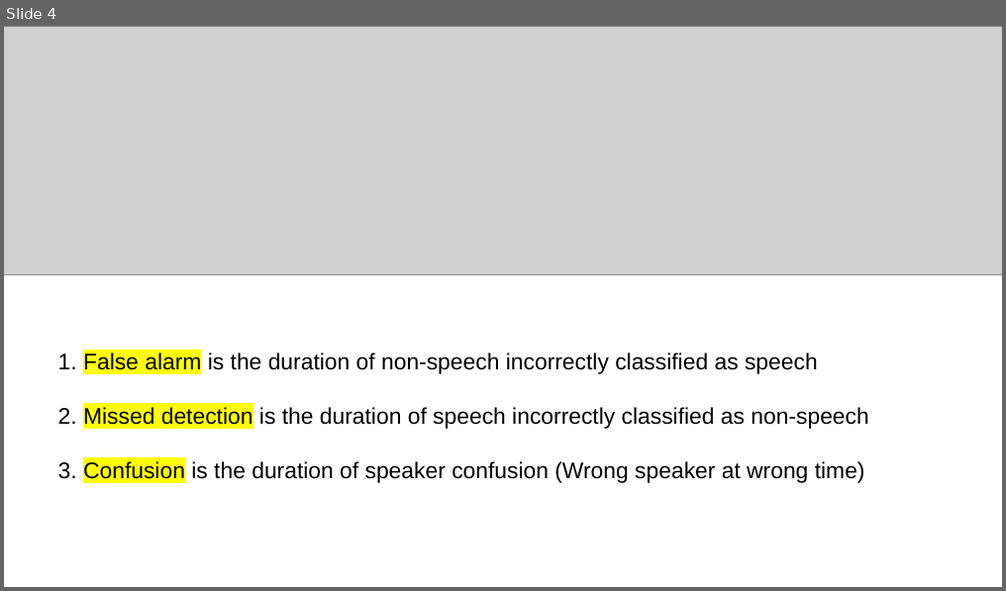
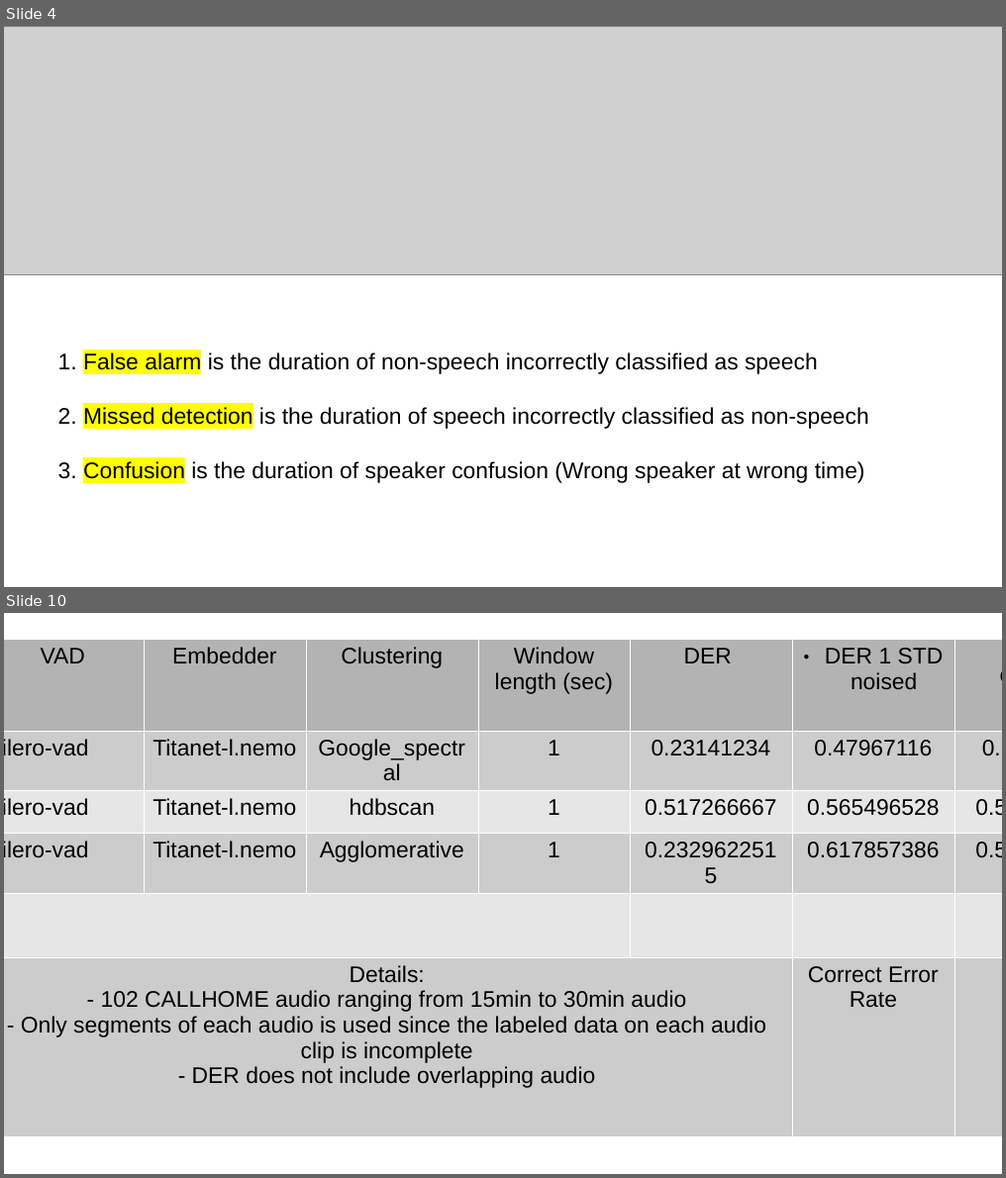
Before and after one commit to normalwalrus/speaker_diarization, a slide deck: Findings.odp. Shown one above the other, each under a label of ours: slide 4 before the commit, slides 4 and 10 after it; the slides between them are not shown. The pictures are 1006x591 and 1006x1178 pixels, drawn with LibreOffice and Linux fonts; fonts in the diff are those of the drawing; grey boxes stand for pictures. Boxes give left, top, right and bottom in pixels: in the first picture for what was removed or moved away, otherwise in the second. Text is boxed around its words. In the diff, an @@ line names an element or a change of style, - is before the commit and + after.

```diff
--- a/Findings.odp
+++ b/Findings.odp
@@ slide 10 added at <box>4,613,1002,1174</box>, background #FFFFFF @@
@@ table added at <box>4,640,1002,1138</box>, 6 rows, 7 columns @@
+VAD | Embedder | Clustering | Window length (sec) | DER | DER 1 STD noised | DER CHATTER
+silero-vad | Titanet-l.nemo | Google_spectral | 1 | 0.23141234 | 0.47967116 | 0.2857853
+silero-vad | Titanet-l.nemo | hdbscan | 1 | 0.517266667 | 0.565496528 | 0.51851348
+silero-vad | Titanet-l.nemo | Agglomerative | 1 | 0.2329622515 | 0.617857386 | 0.51291458
+ |  |  |  |  |  | 
+Details: / - 102 CALLHOME audio ranging from 15min to 30min audio / - Only segments of each audio is used since the labeled data on each audio clip is incomplete / - DER does not include overlapping audio |  |  |  |  | Correct Error Rate | 
```
Also in this commit, not shown: 6 slides changed, 6 other slides added, 7 other files.
